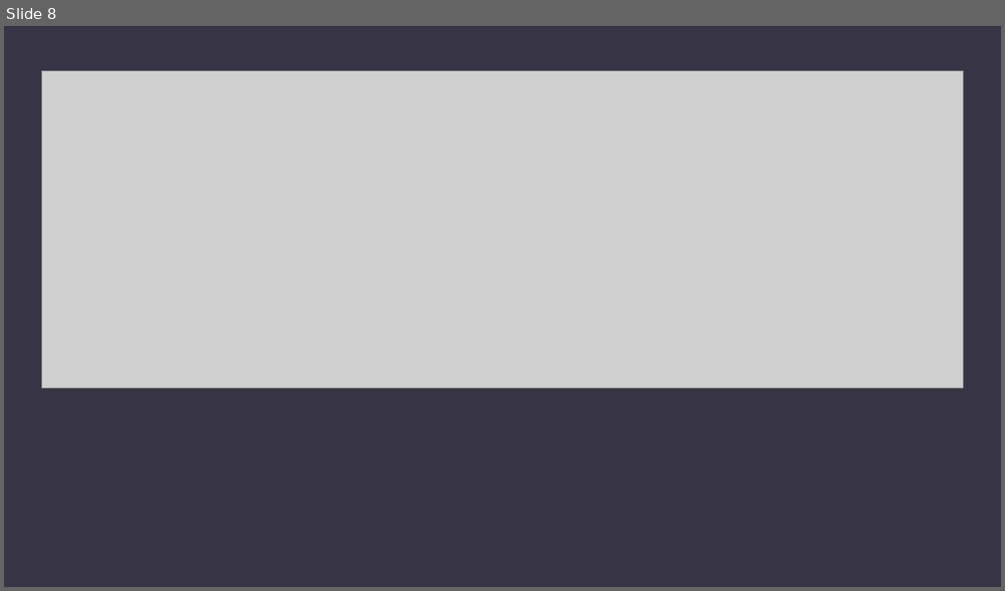
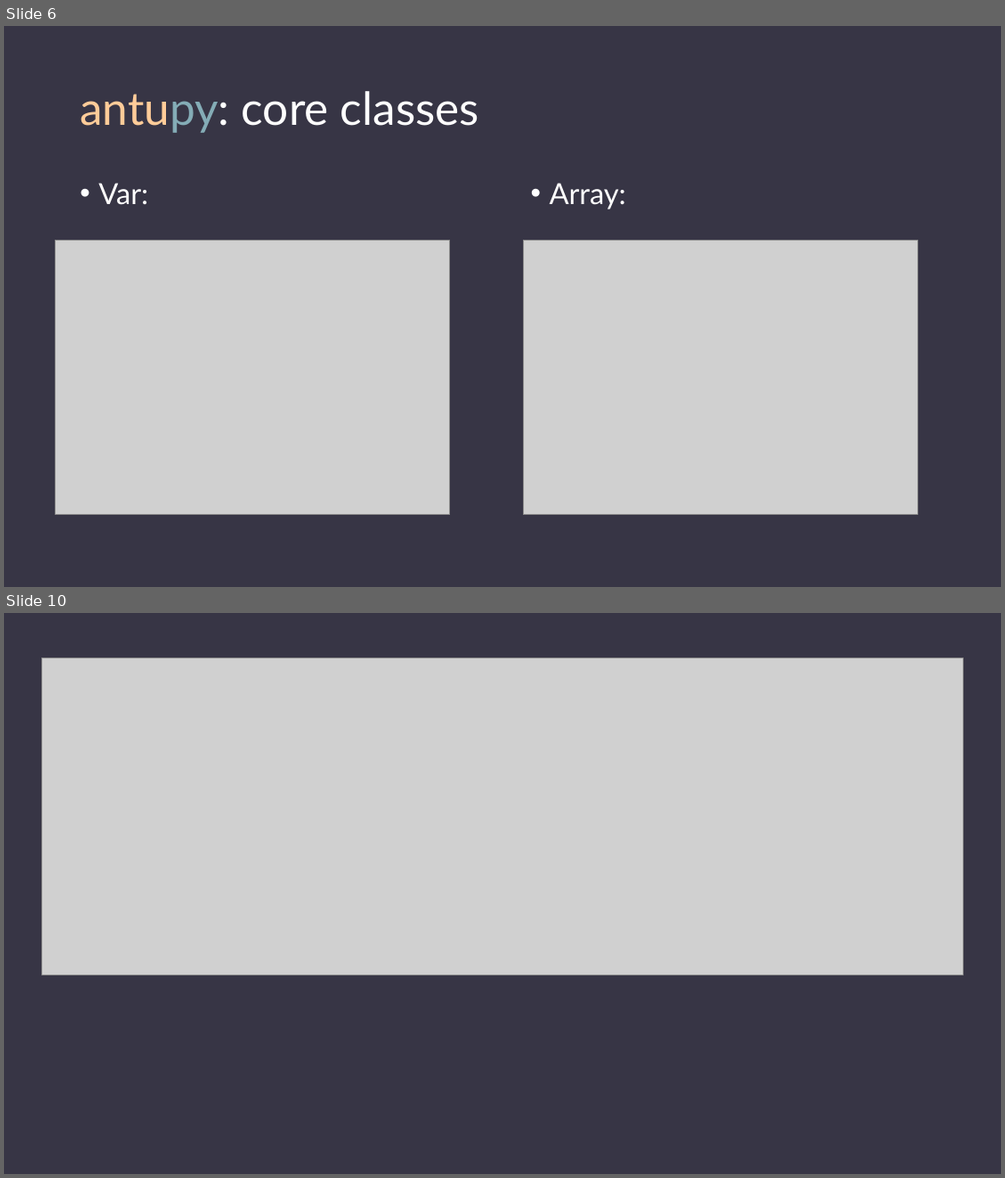
Before and after one commit to DavidSaldivia/antupy, a slide deck: tuts/prezzo/antupy.pptx. Shown one above the other, each under a label of ours: slide 8 before the commit, slides 6 and 10 after it; the slides between them are not shown. The pictures are 1005x591 and 1005x1178 pixels, drawn with LibreOffice and Linux fonts; fonts in the diff are those of the drawing; grey boxes stand for pictures. Boxes give left, top, right and bottom in pixels: in the first picture for what was removed or moved away, otherwise in the second. Text is boxed around its words. In the diff, an @@ line names an element or a change of style, - is before the commit and + after.

Commit message:
Some updates to antupy presentations.

```diff
--- a/tuts/prezzo/antupy.pptx
+++ b/tuts/prezzo/antupy.pptx
@@ slide 6 added at bbox=[4, 26, 1001, 587], background #373545 @@
@@ title added at bbox=[80, 91, 479, 133], 44 pt, text #FFFFFF @@
+antupy: core classes
@@ text added at bbox=[98, 183, 148, 205], 28 pt, text #FFFFFF @@
+• Var:
@@ text added at bbox=[550, 183, 626, 209], 28 pt, text #FFFFFF @@
+• Array:
@@ picture added at bbox=[56, 240, 450, 515] @@
@@ picture added at bbox=[523, 240, 917, 515] @@
@@ what was slide 8 is now slide 10 @@
```
Also in this commit, not shown: 3 slides changed, 6 other slides added, 4 slides removed, 5 other files.
